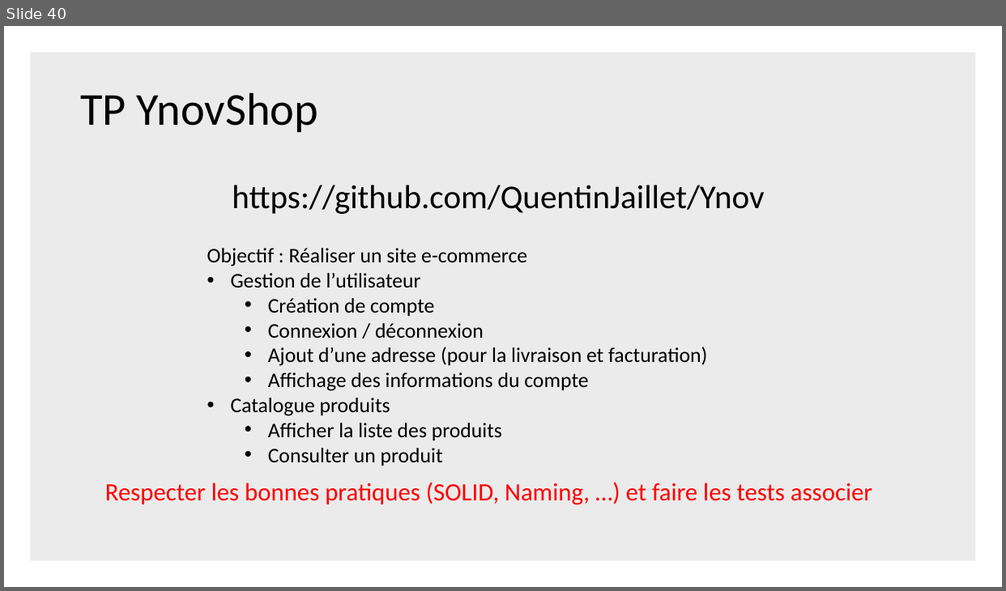
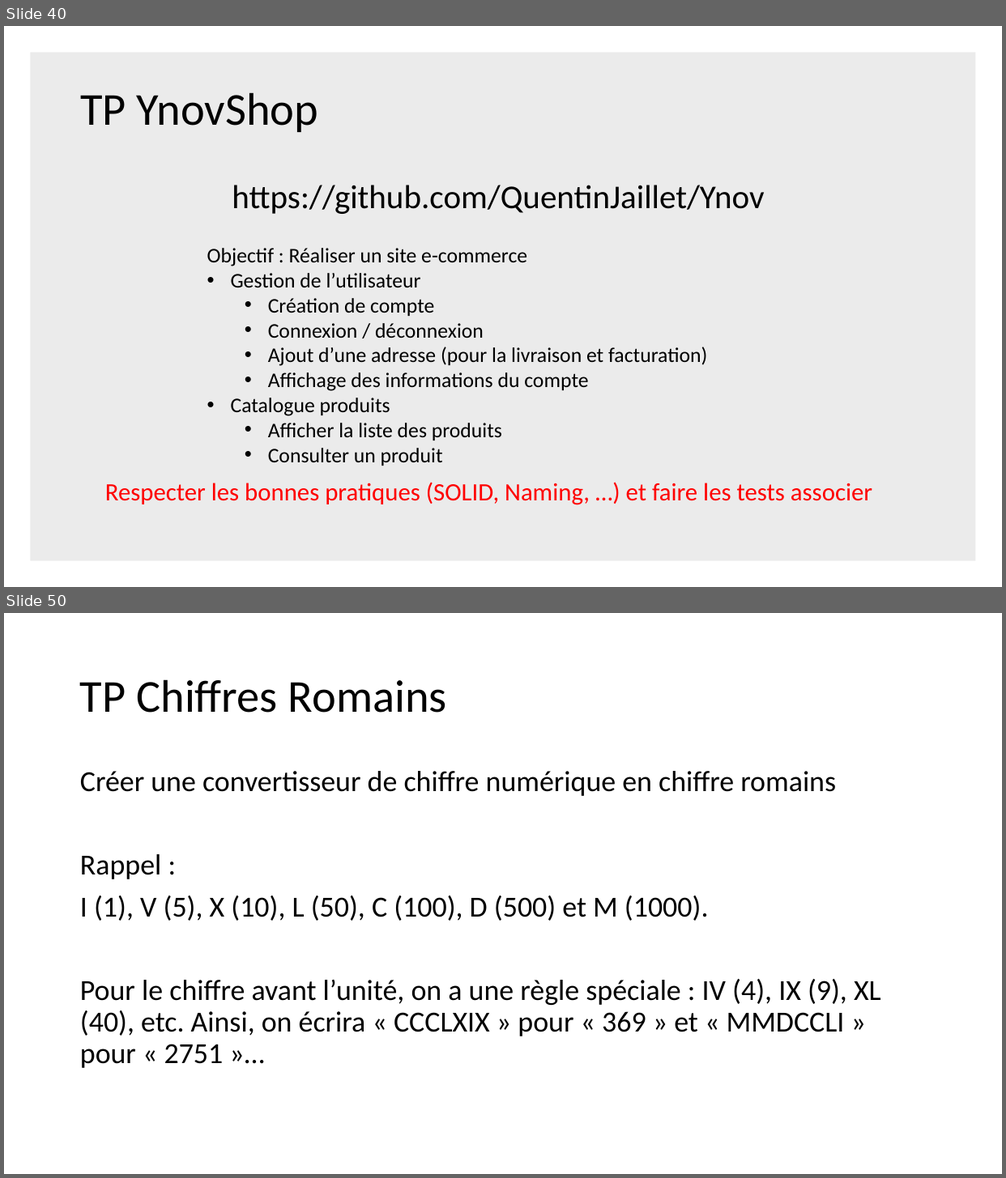
Before and after one commit to QuentinJaillet/Ynov, a slide deck: Documentation/METHODOLOGIE DE TESTS & TESTS UNITAIRES.pptx. Shown one above the other, each under a label of ours: slide 40 before the commit, slides 40 and 50 after it; the slides between them are not shown. The pictures are 1006x591 and 1006x1178 pixels, drawn with LibreOffice and Linux fonts; fonts in the diff are those of the drawing. Boxes give left, top, right and bottom in pixels: in the first picture for what was removed or moved away, otherwise in the second. Text is boxed around its words. In the diff, an @@ line names an element or a change of style, - is before the commit and + after.

```diff
--- a/Documentation/METHODOLOGIE DE TESTS & TESTS UNITAIRES.pptx
+++ b/Documentation/METHODOLOGIE DE TESTS & TESTS UNITAIRES.pptx
@@ slide 50 added at [4,613,1002,1174], background #FFFFFF @@
@@ title added at [80,679,447,713], 44 pt, text #000000 @@
+TP Chiffres Romains
@@ text added at [80,771,881,1068], 28 pt, text #000000 @@
+Créer une convertisseur de chiffre numérique en chiffre romains
+Rappel :
+I (1), V (5), X (10), L (50), C (100), D (500) et M (1000).
+Pour le chiffre avant l’unité, on a une règle spéciale : IV (4), IX (9), XL (40), etc. Ainsi, on écrira « CCCLXIX » pour « 369 » et « MMDCCLI » pour « 2751 »…
```
Also in this commit, not shown: 2 slides changed, 9 other slides added, 1 slide removed.
